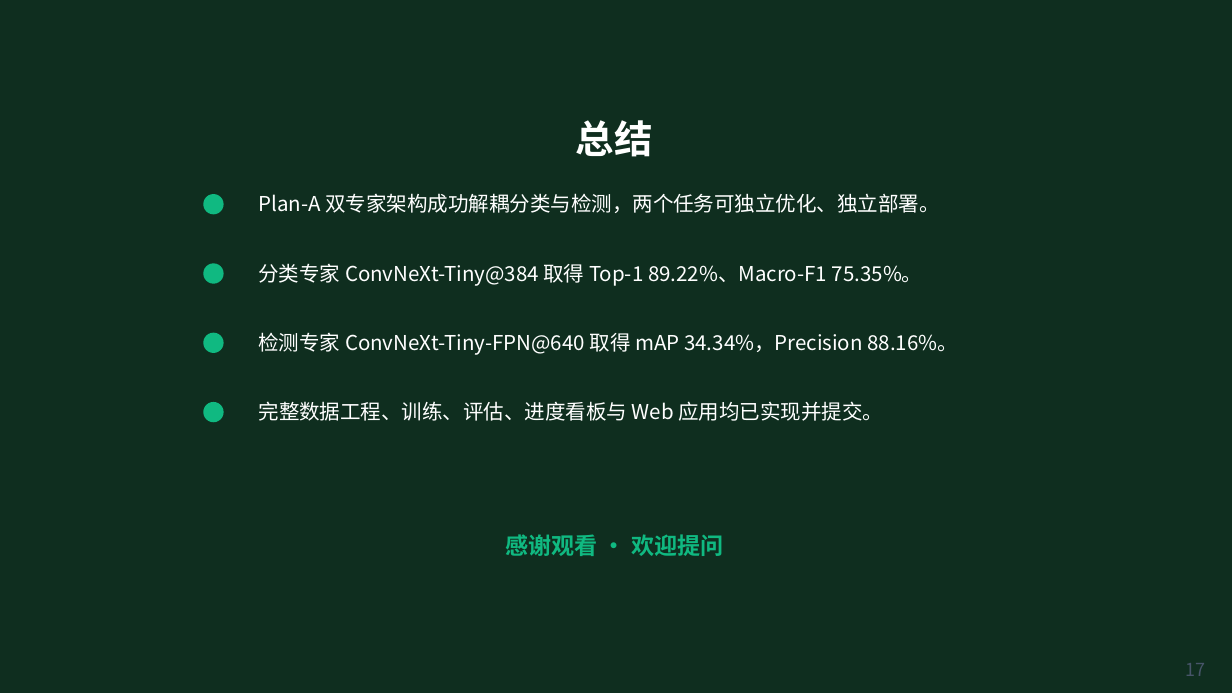
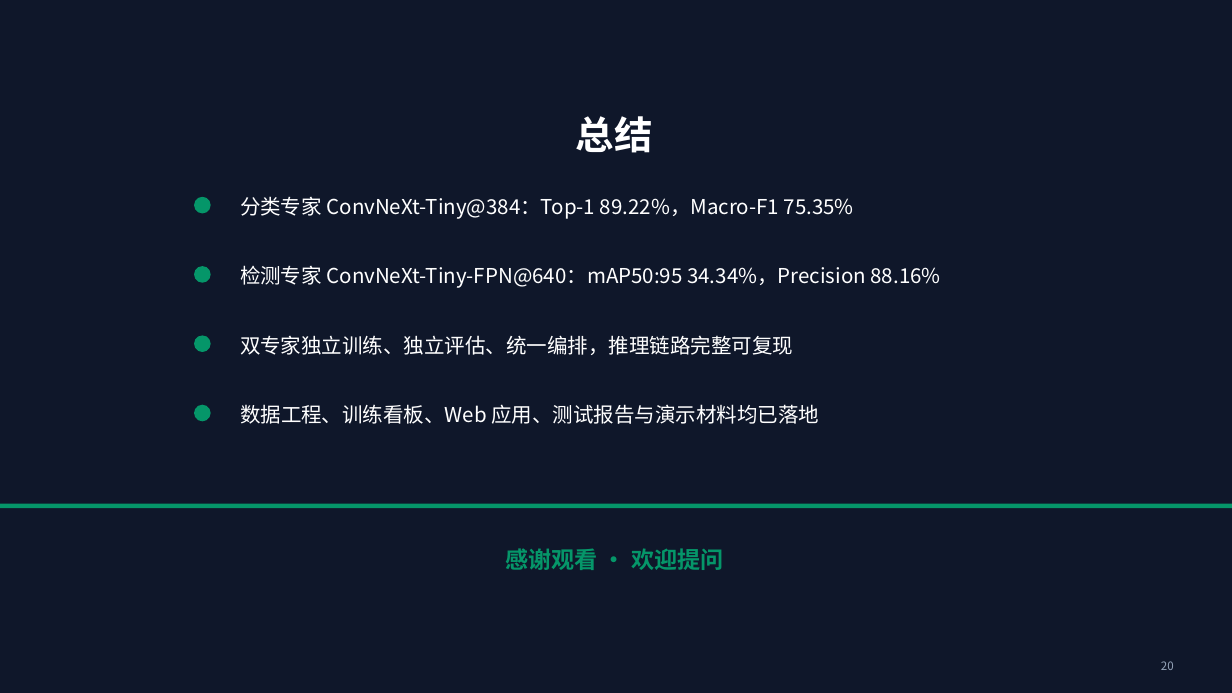
Before and after one commit to kfzeng1/DLCPD-25, a slide deck: slide 20 of docs/presentations/plan-a-model-architecture.pptx (slide 17 before the commit). Drawn at 1232x693 pixels with LibreOffice and Linux fonts; fonts in the diff are those of the drawing. Boxes give left, top, right and bottom in pixels: in the first picture for what was removed or moved away, otherwise in the second. Text is boxed around its words. In the diff, an @@ line names an element or a change of style, - is before the commit and + after.

```diff
--- a/docs/presentations/plan-a-model-architecture.pptx
+++ b/docs/presentations/plan-a-model-architecture.pptx
@@ rectangle at bbox=[0, 0, 1232, 693]: fill #0F2E1F to #0F172A @@
@@ text "总结": place and size @@
-text "总结" at bbox=[576, 120, 653, 157]
+text "总结" at bbox=[576, 116, 653, 153]
@@ ellipse: place and size @@
-ellipse at bbox=[203, 194, 224, 214]
+ellipse at bbox=[194, 197, 211, 213]
@@ text at bbox=[240, 196, 854, 219]: text changed @@
-分类专家 ConvNeXt-Tiny@384 取得 Top-1 89.22%、Macro-F1 75.35%。
+分类专家 ConvNeXt-Tiny@384：Top-1 89.22%，Macro-F1 75.35%
@@ text removed at bbox=[259, 193, 940, 213] @@
-Plan-A 双专家架构成功解耦分类与检测，两个任务可独立优化、独立部署。
@@ ellipse: place and size @@
-ellipse at bbox=[203, 263, 224, 284]
+ellipse at bbox=[194, 266, 211, 283]
@@ text at bbox=[240, 265, 941, 288]: text changed @@
-检测专家 ConvNeXt-Tiny-FPN@640 取得 mAP 34.34%，Precision 88.16%。
+检测专家 ConvNeXt-Tiny-FPN@640：mAP50:95 34.34%，Precision 88.16%
@@ ellipse: place and size @@
-ellipse at bbox=[203, 333, 224, 353]
+ellipse at bbox=[194, 335, 211, 352]
@@ text added at bbox=[240, 335, 793, 355], 16 pt, text #FFFFFF @@
+双专家独立训练、独立评估、统一编排，推理链路完整可复现
@@ fill #10B981 to #059669 in 4 elements at bbox=[194, 335, 211, 352], bbox=[194, 197, 211, 213], bbox=[194, 266, 211, 283], bbox=[194, 405, 211, 421] @@
@@ ellipse: place and size @@
-ellipse at bbox=[203, 402, 224, 422]
+ellipse at bbox=[194, 405, 211, 421]
@@ text at bbox=[240, 404, 819, 424]: text changed @@
-完整数据工程、训练、评估、进度看板与 Web 应用均已实现并提交。
+数据工程、训练看板、Web 应用、测试报告与演示材料均已落地
@@ rectangle added at bbox=[0, 504, 1232, 508], fill #059669 @@
@@ text "感谢观看 · 欢迎提问": place and size @@
-text "感谢观看 · 欢迎提问" at bbox=[505, 534, 723, 556]
+text "感谢观看 · 欢迎提问" at bbox=[505, 548, 723, 570]
@@ text "感谢观看 · 欢迎提问" at bbox=[505, 548, 723, 570]: text colour #10B981 to #059669 @@
@@ text added at bbox=[1161, 661, 1174, 670], 9 pt, text #94A3B8 @@
+20
@@ text removed at bbox=[1186, 663, 1206, 676] @@
-17
```
Also in this commit, not shown: 7 other slides changed, 12 slides added, 9 slides removed, 1 other file.
